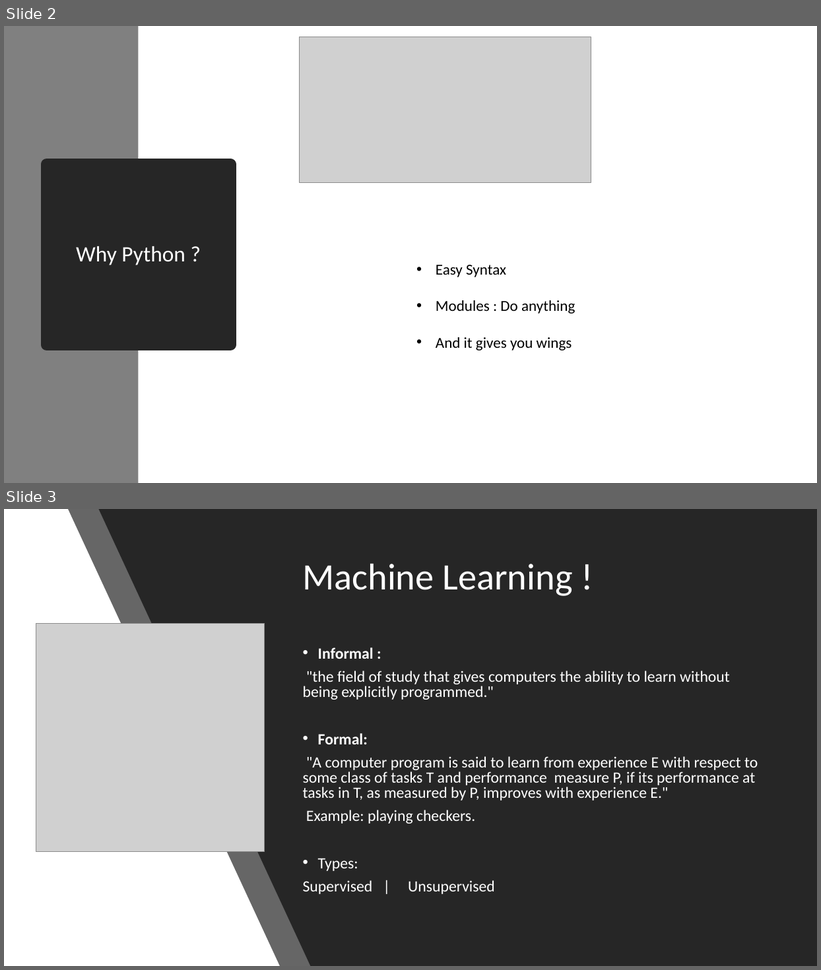
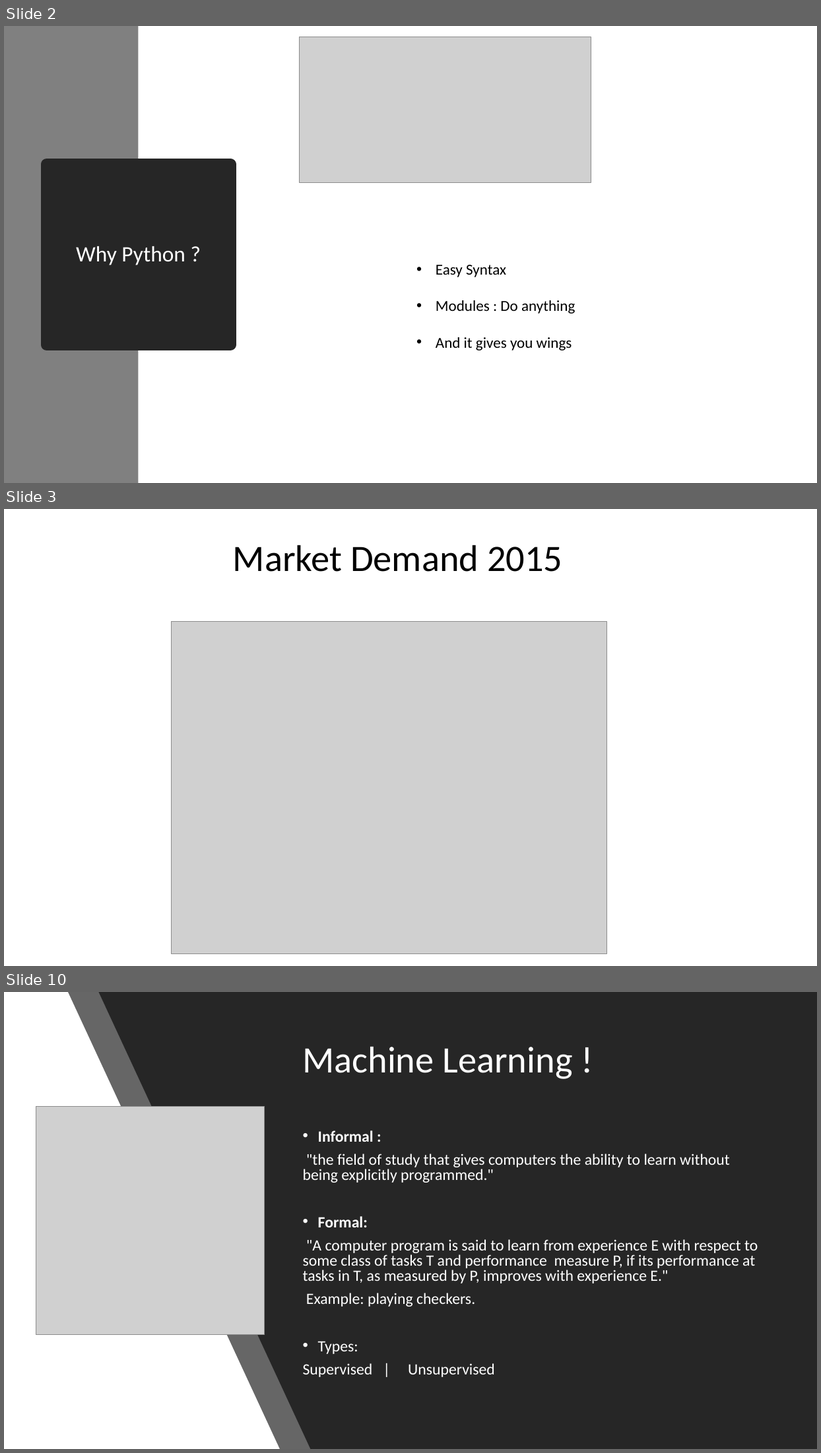
Before and after one commit to VarunAravinth/machine-learning-using-python, a slide deck: machine-learning-using-python/Machine Learning with Python.pptx. Shown one above the other, each under a label of ours: slides 2 and 3 before the commit, slides 2, 3 and 10 after it; the slides between them are not shown. The pictures are 821x970 and 821x1453 pixels, drawn with LibreOffice and Linux fonts; fonts in the diff are those of the drawing; grey boxes stand for pictures. Boxes give left, top, right and bottom in pixels: in the first picture for what was removed or moved away, otherwise in the second. Text is boxed around its words. In the diff, an @@ line names an element or a change of style, - is before the commit and + after.

```diff
--- a/machine-learning-using-python/Machine Learning with Python.pptx
+++ b/machine-learning-using-python/Machine Learning with Python.pptx
@@ slide 3 added at box(4, 509, 817, 966), background #FFFFFF @@
@@ title added at box(233, 545, 562, 572), 44 pt, text #000000 @@
+Market Demand 2015
@@ picture added at box(172, 622, 607, 955) @@
@@ what was slide 3 is now slide 10 @@
```
Also in this commit, not shown: 2 slides changed, 7 other slides added.
